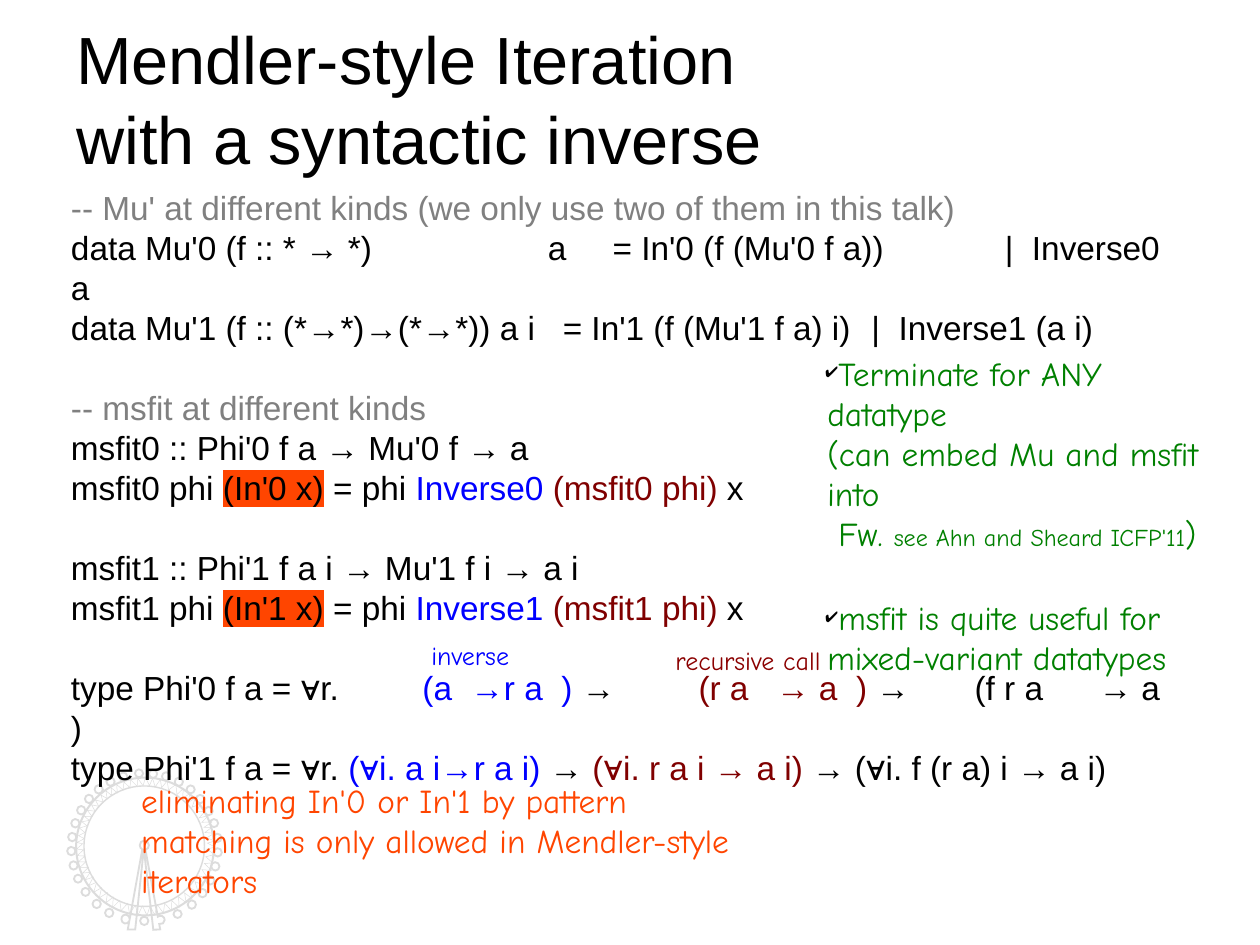
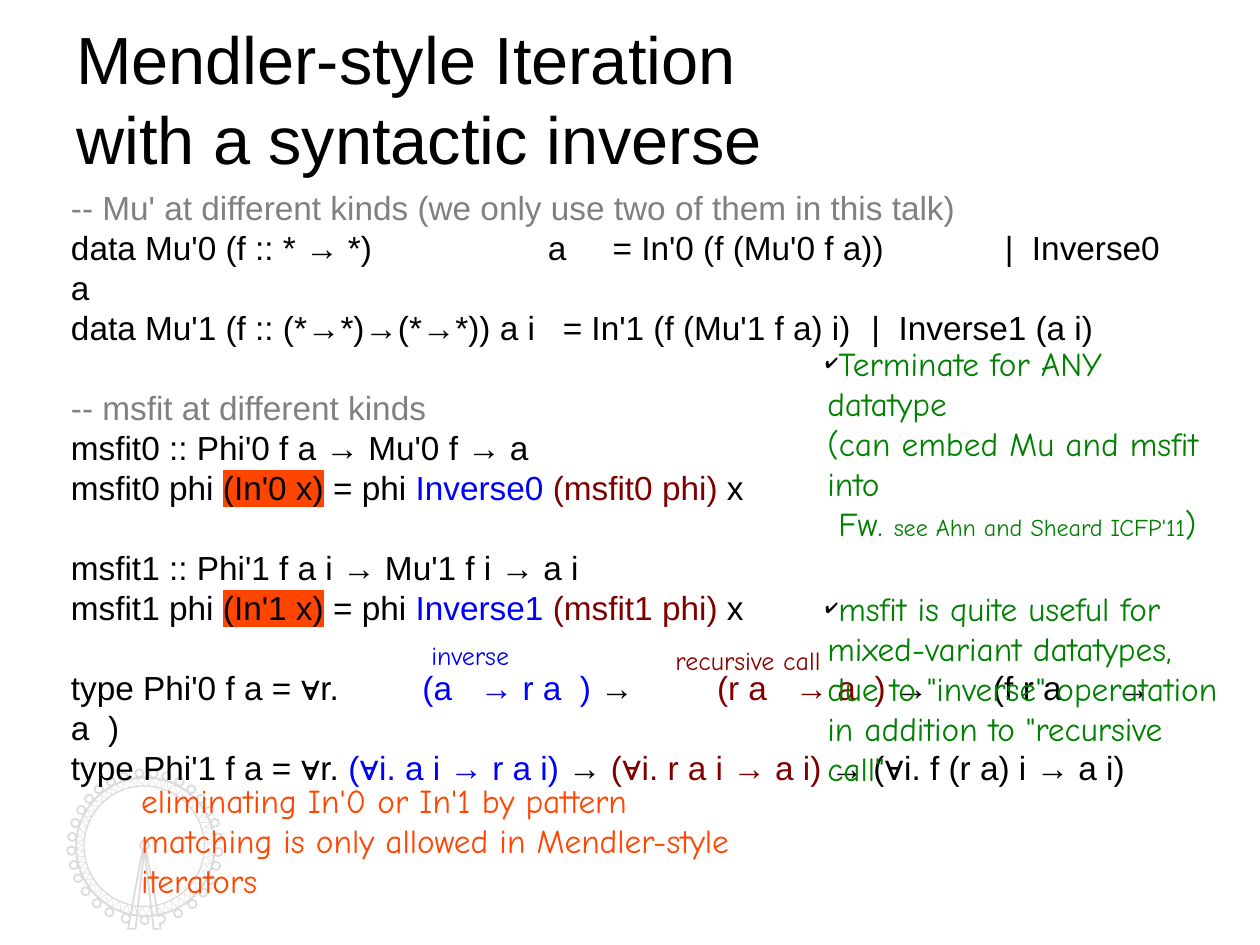
Before and after one commit to kyagrd/naxPapers, a slide deck: slide 8 of draft/TYPES13/ppt/myslide.odp. Drawn at 1260x945 pixels with LibreOffice and Linux fonts; fonts in the diff are those of the drawing. Boxes give left, top, right and bottom in pixels: in the first picture for what was removed or moved away, otherwise in the second. Text is boxed around its words. In the diff, an @@ line names an element or a change of style, - is before the commit and + after.

```diff
--- a/draft/TYPES13/ppt/myslide.odp
+++ b/draft/TYPES13/ppt/myslide.odp
@@ text "Terminate for ANY datatype (can ...": place and size @@
-text "Terminate for ANY datatype (can ..." at bbox=[827, 363, 1198, 681]
+text "Terminate for ANY datatype (can ..." at bbox=[827, 353, 1217, 787]
@@ text at bbox=[827, 598, 1217, 787]: text changed @@
-✔ msfit is quite useful for mixed-variant datatypes
+✔ msfit is quite useful for mixed-variant datatypes,
+  due to "inverse" operatation in addition to "recursive call"
@@ text at bbox=[71, 676, 1125, 786]: spaces changed @@
-type Phi'0 f a = ∀r. (a →r a ) → (r a → a ) → (f r a → a )
-type Phi'1 f a = ∀r. (∀i. a i→r a i) → (∀i. r a i → a i) → (∀i. f (r a) i → a i)
+type Phi'0 f a = ∀r. (a → r a ) → (r a → a ) → (f r a → a )
+type Phi'1 f a = ∀r. (∀i. a i → r a i) → (∀i. r a i → a i) → (∀i. f (r a) i → a i)
@@ outline redrawn in 3 elements at bbox=[67, 770, 222, 930], bbox=[76, 778, 215, 917], bbox=[76, 778, 215, 917] @@
```
Also in this commit, not shown: 16 other slides changed, 1 other file.
